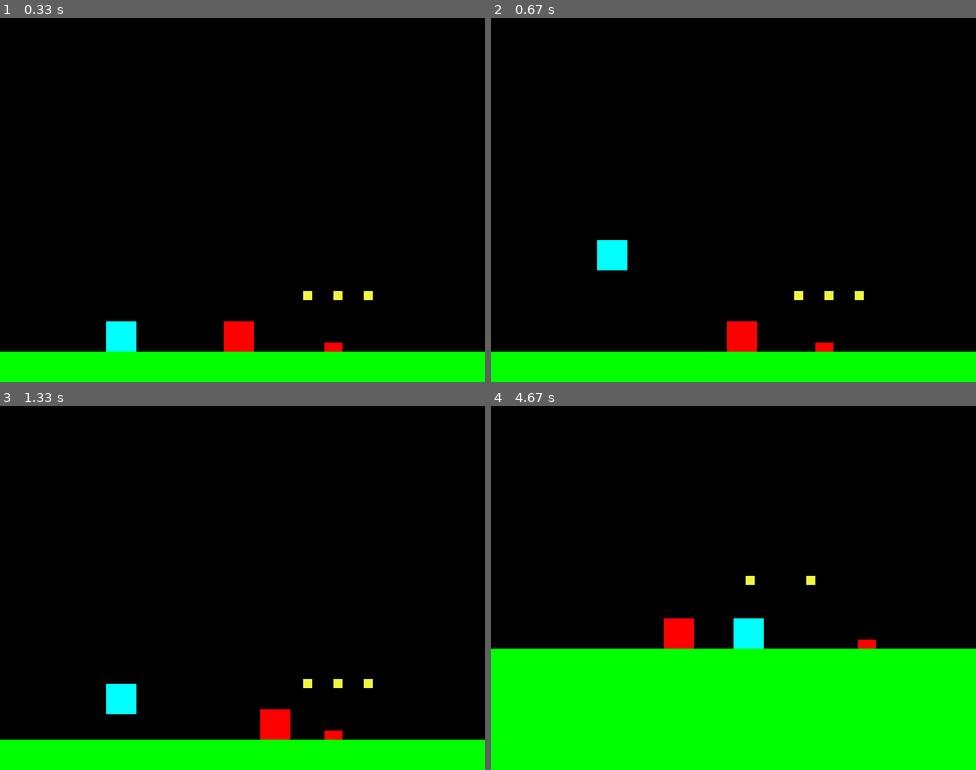
Above: before the commit, frames 1-4 (two rows, left to right).
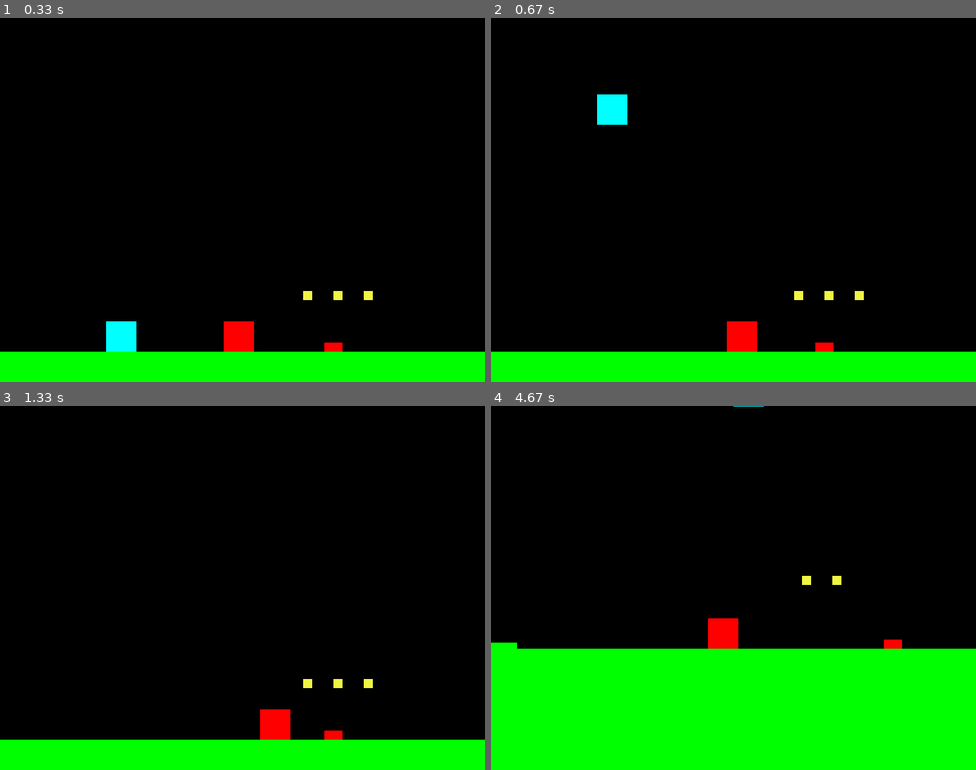
Above: after the commit, the same moments.

Repository: Rundumu/pygame-sonic-clone
Game: pygame game, started from main.py
The game is run twice, just before and just after one commit, with the same random seed, the same clock (stepped at 60 frames per second) and the same inputs.
Inputs:
- Up to frame 1 (0.33 s): no input
- Up to frame 2 (0.67 s): tap Space at 0.33 s
- Up to frame 3 (1.33 s): no input
- Up to frame 4 (4.67 s): hold Left 1.67-2.2 s; tap Space at 1.73, 2.03, 2.3, 2.63, 2.93, 3.07, 3.37, 3.73, 4.13, 4.43, 4.63 s; hold Down 2.23-2.53 s; hold Left 2.57-2.97 s; hold Right 3-3.63 s; hold Down 3.67-4.03 s; hold Left 4.07-4.53 s; hold Right from 4.57 s (still down)

Frame 1 is identical in both runs. In frame 2, 1.0% of the frame differs, in the area x 21-29%, y 21-70%; in frame 3, 0.5%; in frame 4, 1.9%, in the area x 0-85%, y 0-67%.

Commit message:
finished jumping there are bugs but i need to move on

Diff:
--- a/settings.py
+++ b/settings.py
@@ -28,6 +28,7 @@
 
 PLATFORM_LIST = [
     (1000, HEIGHT - 200, LARGE),
+    (2650, HEIGHT - 250, SMALL),
     (2900, HEIGHT - 300, SMALL),
     (3200, HEIGHT - 400, SMALL),
     (3500, HEIGHT - 400, SMALL),
@@ -115,7 +116,7 @@
 # Spike properties
 SPIKE_LIST = [
     (550, HEIGHT - 50),
-    (1700, HEIGHT - 200),
+    (1650, HEIGHT - 200),
     (2600, HEIGHT - 50),
     (3200, HEIGHT - 50),
     (3700, HEIGHT - 50),
@@ -137,4 +138,4 @@
 HALF_P_WIDTH = 25
 PREVIOUS_POS = [0, 0]
 RING_COUNT = 0
-PLAYER_JUMP = 10
+PLAYER_JUMP = 11
--- a/sprites.py
+++ b/sprites.py
@@ -27,10 +27,19 @@
         hits = pygame.sprite.spritecollide(self, self.game.floor, False)
         self.rect.y -= 1
 
+        self.rect.y += 1
+        hitting = pygame.sprite.spritecollide(self, self.game.plats, False)
+        self.rect.y -= 1
+
+        if hitting or not self.jumping:
+            self.jumping = True
+            self.vel.y -= PLAYER_JUMP
+
         if hits or not self.jumping:
             print(hits)
             self.jumping = True
             self.vel.y -= PLAYER_JUMP
+
 
     # def limit_jump(self):
     #     if self.jumping:
